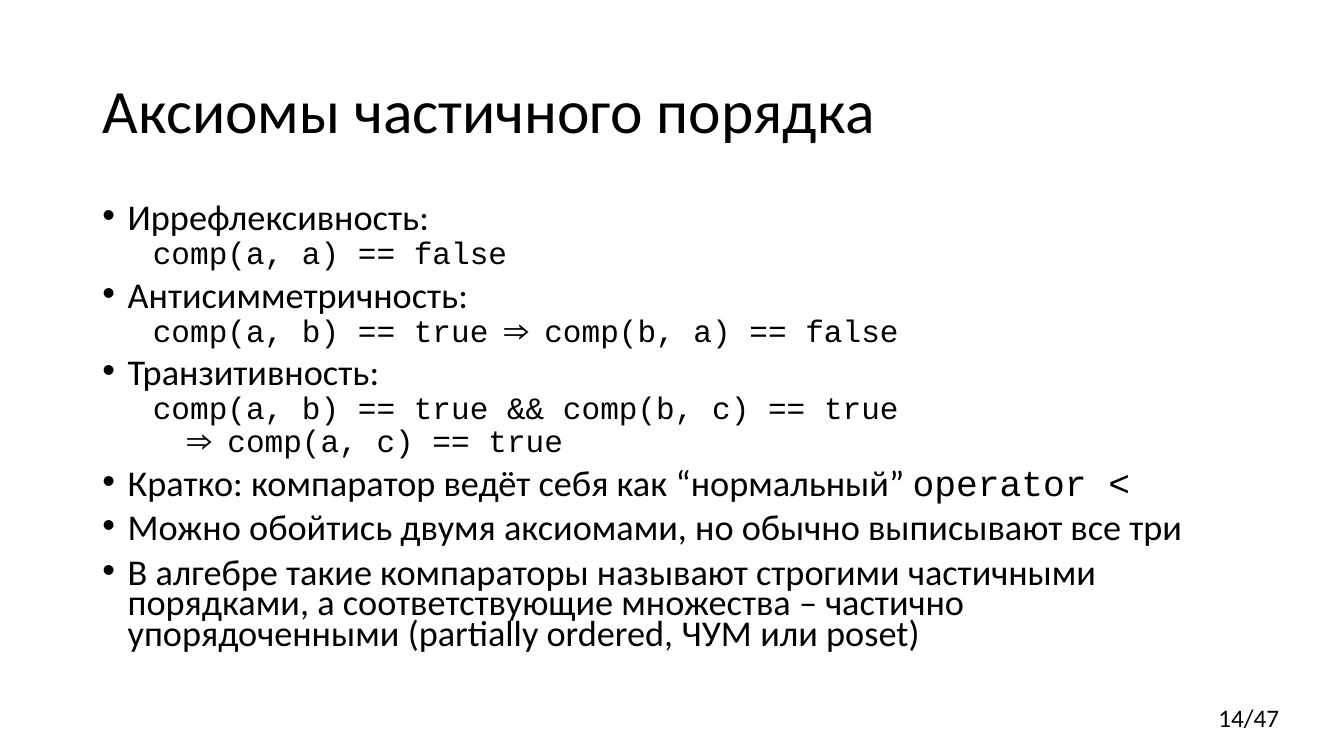
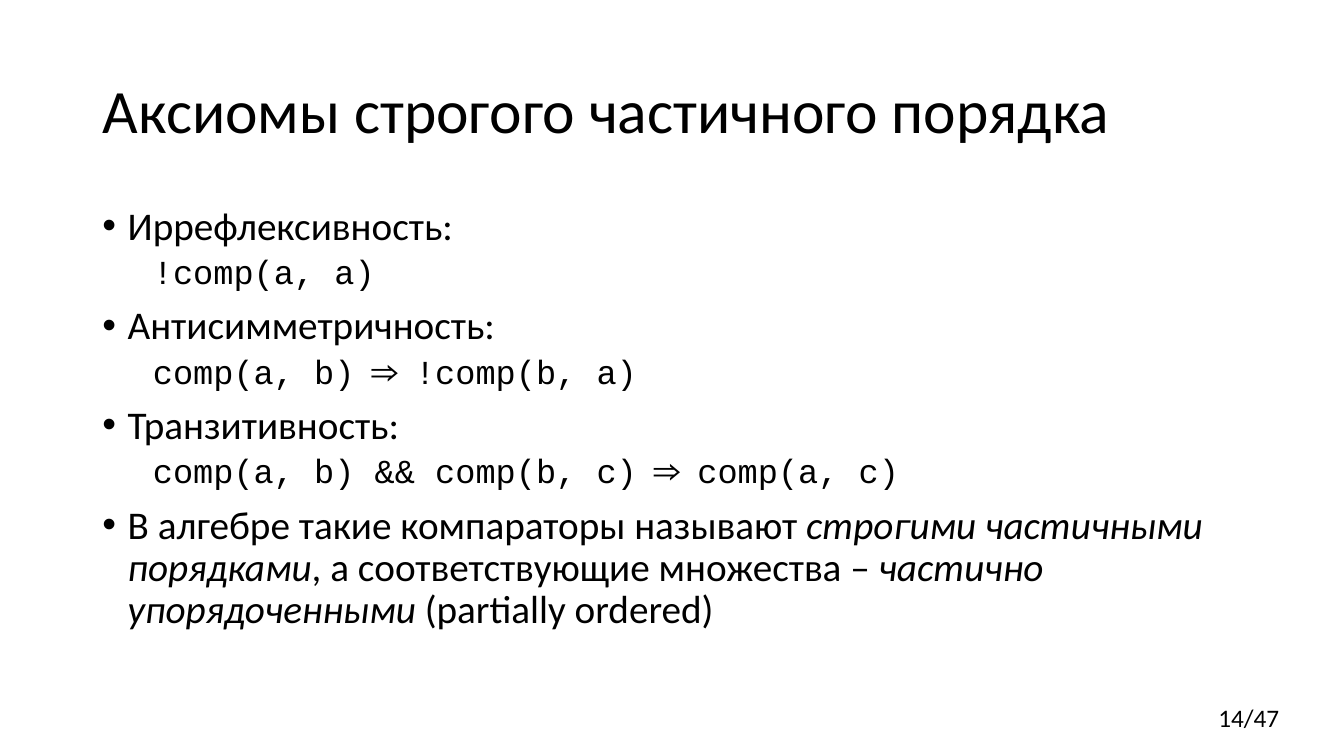
Before and after one commit to yugr/CppRussia, a slide deck: slide 14 of 2023/RU.pptx. Drawn at 1344x756 pixels with LibreOffice and Linux fonts; fonts in the diff are those of the drawing. Boxes give left, top, right and bottom in pixels: in the first picture for what was removed or moved away, otherwise in the second. Text is boxed around its words. In the diff, an @@ line names an element or a change of style, - is before the commit and + after.

Commit message:
WIP

```diff
--- a/2023/RU.pptx
+++ b/2023/RU.pptx
@@ title at [102,93,1110,143]: text changed @@
-Аксиомы частичного порядка
+Аксиомы строгого частичного порядка
@@ text at [128,213,495,446]: size 25.9 to 28 pt in "Иррефлексивность:", "Антисимметричность:", "Транзитивность:"; line spacing 0.7 to 0.9 @@
@@ text at [153,260,374,291]: text changed; size 22.2 to 24 pt @@
-  comp(a, a) == false
+  !comp(a, a)
@@ text at [153,359,637,391]: text changed; size 22.2 to 24 pt @@
-  comp(a, b) == true ⇒ comp(b, a) == false
+  comp(a, b) ⇒ !comp(b, a)
@@ text at [128,459,1203,630]: text changed; size 25.9 to 28 pt @@
-  comp(a, b) == true && comp(b, c) == true
-  ⇒ comp(a, c) == true
-• Кратко: компаратор ведёт себя как “нормальный” operator <
-• Можно обойтись двумя аксиомами, но обычно выписывают все три
-• В алгебре такие компараторы называют строгими частичными порядками, а соответствующие множества – частично упорядоченными (partially ordered, ЧУМ или poset)
+  comp(a, b) && comp(b, c) ⇒ comp(a, c)
+• В алгебре такие компараторы называют строгими частичными порядками, а соответствующие множества – частично упорядоченными (partially ordered)
```
Also in this commit, not shown: 17 other slides changed, 3 slides added.
